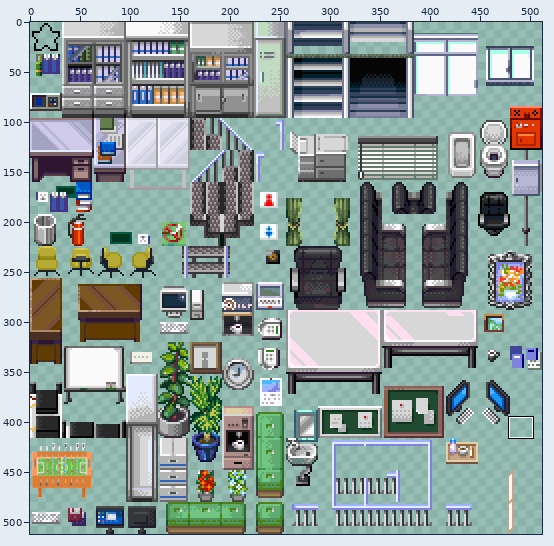
Sprite sheet, stored at tilesets_deviant_milkian_1.png. The first picture is a wide view before the edit; the outline marks the close-up.
Close-up. Before:
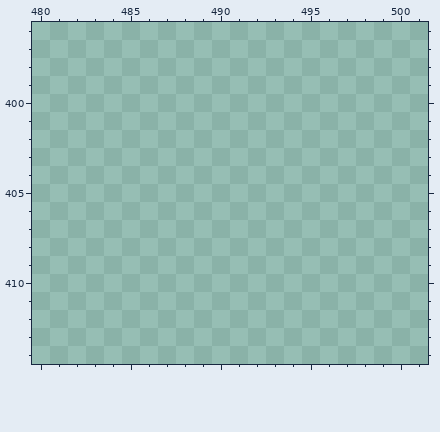
The file is 512x512 pixels. Colours within 5 levels of each other are drawn and written as one. Shown: x 480..501, y 396..414. The commit also changed other parts of the picture, which this record leaves out.
And afterwards:
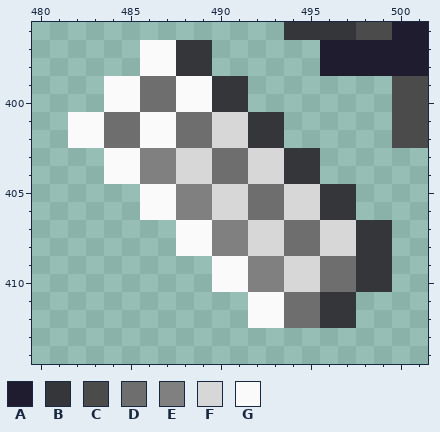
Palette (. is transparent): A #201c30  B #35363a  C #4b4b4b  D #6e6e6e  E #808080  F #d7d7d7  G #fafafa
Edits made:
Colour A now appears in row 396 at x 500 to 501; in rows 397 to 398 at x 496 to 501.
Colour B now appears in row 396 at x 494 to 497; in rows 397 to 398 at x 488 to 489; in rows 399 to 400 at x 490 to 491; in rows 401 to 402 at x 492 to 493; in rows 403 to 404 at x 494 to 495; in rows 405 to 406 at x 496 to 497.
Colour B now appears in rows 407 to 410 at x 498 to 499; in rows 411 to 412 at x 496 to 497.
Colour C now appears in row 396 at x 498 to 499; in rows 399 to 402 at x 500 to 501.
Colour D now appears in rows 399 to 400 at x 486 to 487; in rows 401 to 402 at x 484 to 485 and 488 to 489; in rows 403 to 404 at x 490 to 491; in rows 405 to 406 at x 492 to 493; in rows 407 to 408 at x 494 to 495; in rows 409 to 410 at x 496 to 497.
Colour D now appears in rows 411 to 412 at x 494 to 495.
Colour E now appears in rows 403 to 404 at x 486 to 487; in rows 405 to 406 at x 488 to 489; in rows 407 to 408 at x 490 to 491; in rows 409 to 410 at x 492 to 493.
Colour F now appears in rows 401 to 402 at x 490 to 491; in rows 403 to 404 at x 488 to 489 and 492 to 493; in rows 405 to 406 at x 490 to 491 and 494 to 495; in rows 407 to 408 at x 492 to 493 and 496 to 497; in rows 409 to 410 at x 494 to 495.
Colour G now appears in rows 397 to 398 at x 486 to 487; in rows 399 to 400 at x 484 to 485 and 488 to 489; in rows 401 to 402 at x 482 to 483 and 486 to 487; in rows 403 to 404 at x 484 to 485; in rows 405 to 406 at x 486 to 487; in rows 407 to 408 at x 488 to 489.
Colour G now appears in rows 409 to 410 at x 490 to 491; in rows 411 to 412 at x 492 to 493.
Changed places in both close-ups, as pixel boxes (x1, y1, x2, y2):
added: (68, 22, 428, 328)
